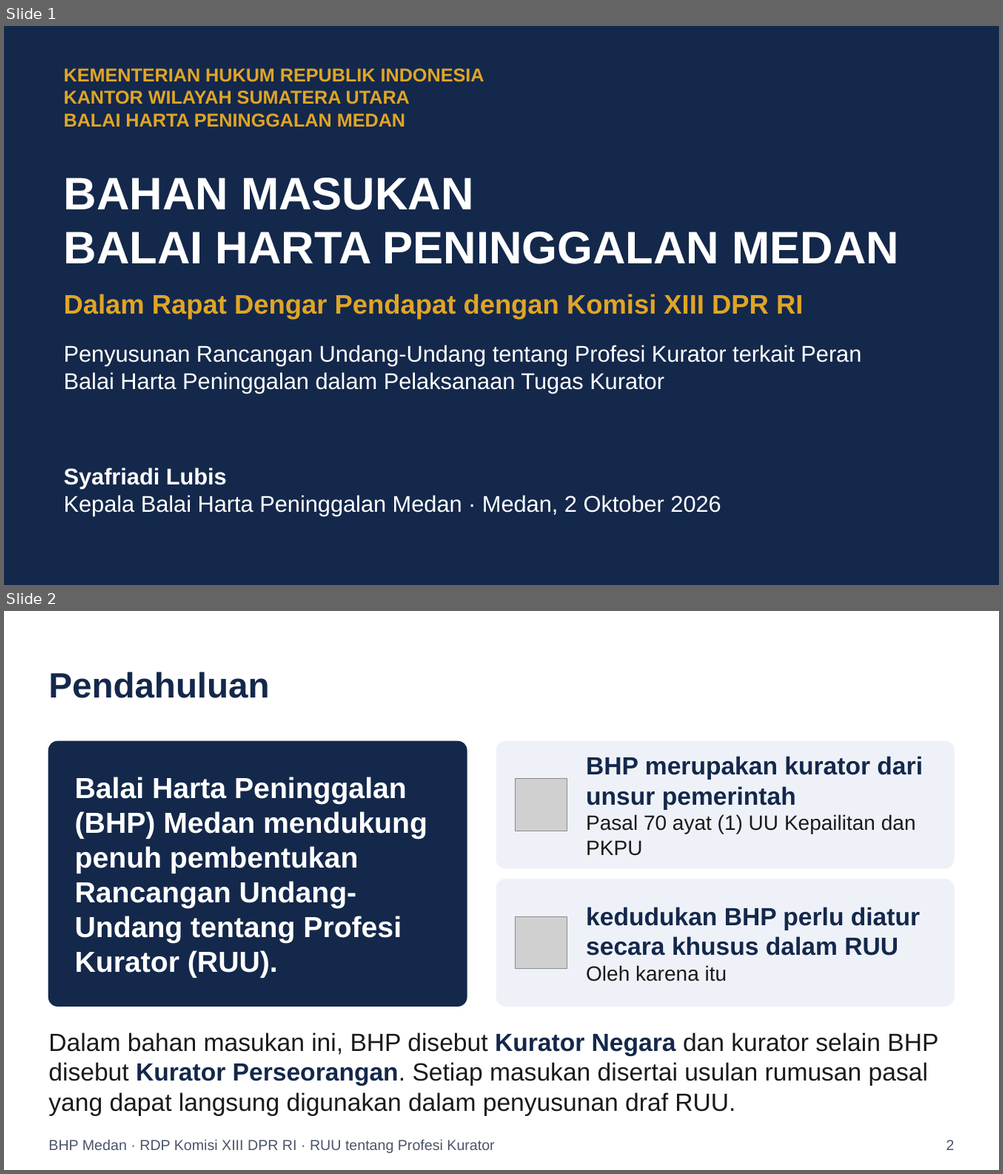
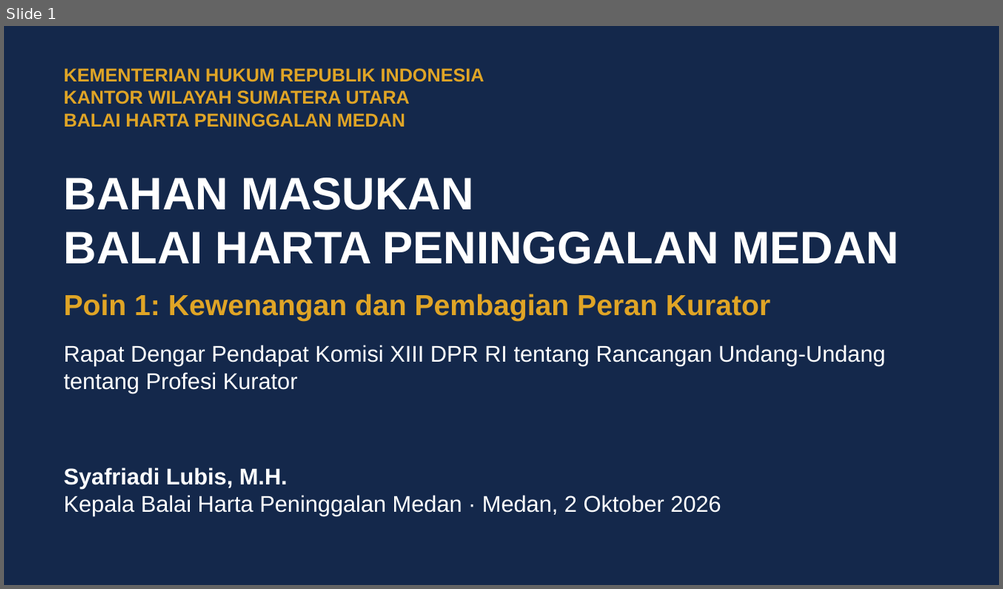
Before and after one commit to artheralawfirm-cloud/SAPAWALI, a slide deck: presentasi/Paparan_BHP_Medan_RUU_Profesi_Kurator.pptx. Shown one above the other, each under a label of ours: slides 1 and 2 before the commit, slide 1 after it. The pictures are 1003x1174 and 1003x589 pixels, drawn with LibreOffice and Linux fonts; fonts in the diff are those of the drawing; grey boxes stand for pictures. Boxes give left, top, right and bottom in pixels: in the first picture for what was removed or moved away, otherwise in the second. Text is boxed around its words. In the diff, an @@ line names an element or a change of style, - is before the commit and + after.

```diff
--- a/presentasi/Paparan_BHP_Medan_RUU_Profesi_Kurator.pptx
+++ b/presentasi/Paparan_BHP_Medan_RUU_Profesi_Kurator.pptx
@@ slide 2 removed at [4,611,999,1170], background #FFFFFF @@
@@ text removed at [48,672,269,698] @@
-Pendahuluan
@@ rounded rectangle removed at [48,741,466,1006] @@
@@ rounded rectangle removed at [496,741,954,869] @@
@@ text removed at [586,756,922,856] @@
-BHP merupakan kurator dari unsur pemerintah
-Pasal 70 ayat (1) UU Kepailitan dan PKPU
@@ text removed at [75,777,427,978] @@
-Balai Harta Peninggalan (BHP) Medan mendukung penuh pembentukan Rancangan Undang-Undang tentang Profesi Kurator (RUU).
@@ picture removed at [515,779,567,831] @@
@@ rounded rectangle removed at [496,880,954,1006] @@
@@ picture removed at [515,917,567,969] @@
@@ text removed at [586,907,919,982] @@
-kedudukan BHP perlu diatur secara khusus dalam RUU
-Oleh karena itu
@@ text removed at [48,1033,938,1116] @@
-Dalam bahan masukan ini, BHP disebut Kurator Negara dan kurator selain BHP disebut Kurator Perseorangan. Setiap masukan disertai usulan rumusan pasal yang dapat langsung digunakan dalam penyusunan draf RUU.
@@ text removed at [48,1140,494,1153] @@
-BHP Medan · RDP Komisi XIII DPR RI · RUU tentang Profesi Kurator
@@ text removed at [946,1140,954,1150] @@
-2
@@ slide 1 changed as well @@
@@ text at [64,294,770,321]: text changed; size 26 to 28 pt @@
-Dalam Rapat Dengar Pendapat dengan Komisi XIII DPR RI
+Poin 1: Kewenangan dan Pembagian Peran Kurator
@@ text at [64,345,885,393]: text changed @@
-Penyusunan Rancangan Undang-Undang tentang Profesi Kurator terkait Peran Balai Harta Peninggalan dalam Pelaksanaan Tugas Kurator
+Rapat Dengar Pendapat Komisi XIII DPR RI tentang Rancangan Undang-Undang tentang Profesi Kurator
@@ text at [64,468,287,489]: text changed @@
-Syafriadi Lubis
+Syafriadi Lubis, M.H.
```
Also in this commit, not shown: 5 other slides changed, 20 slides added, 46 other slides removed, 11 other files.
